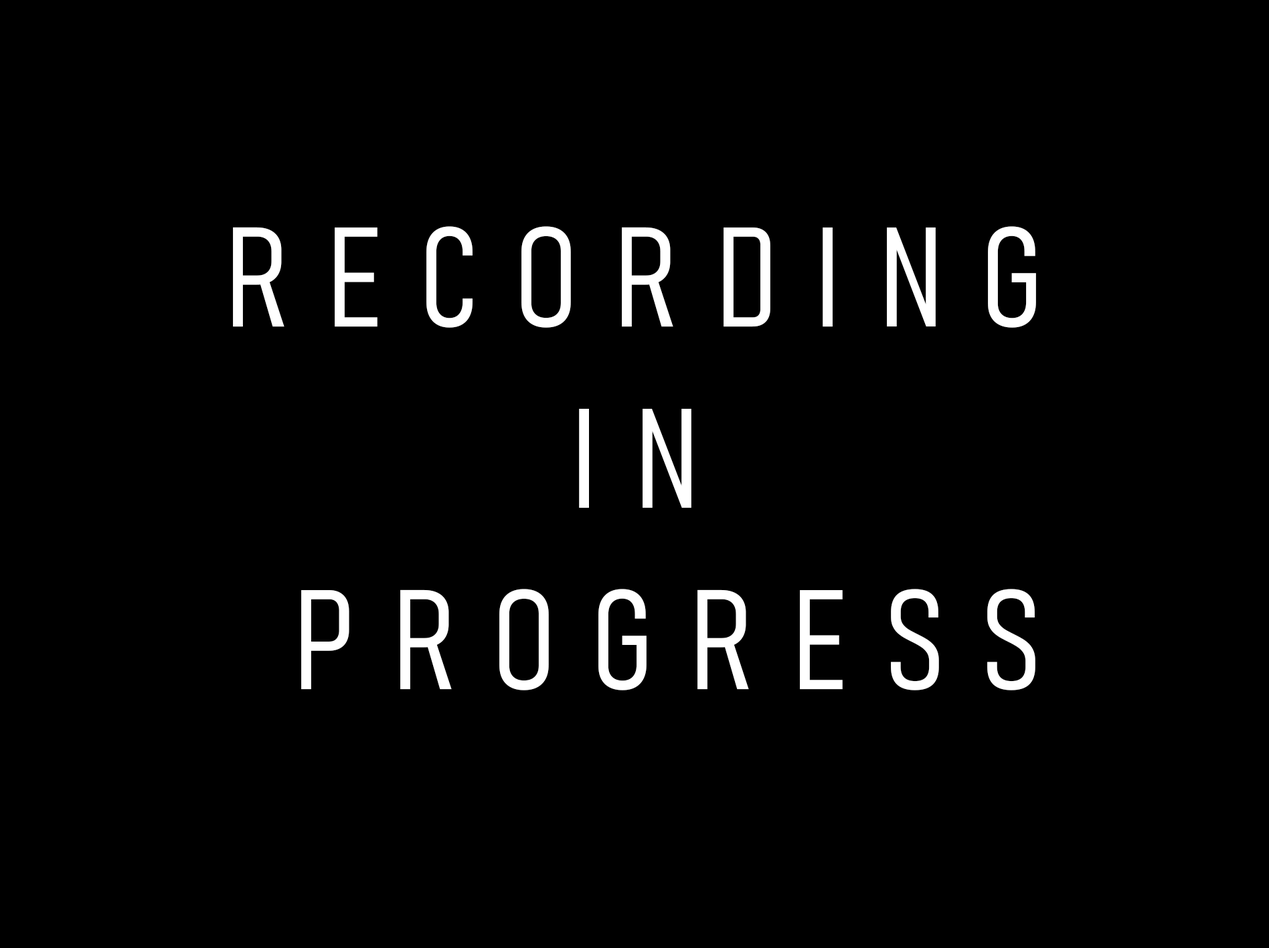
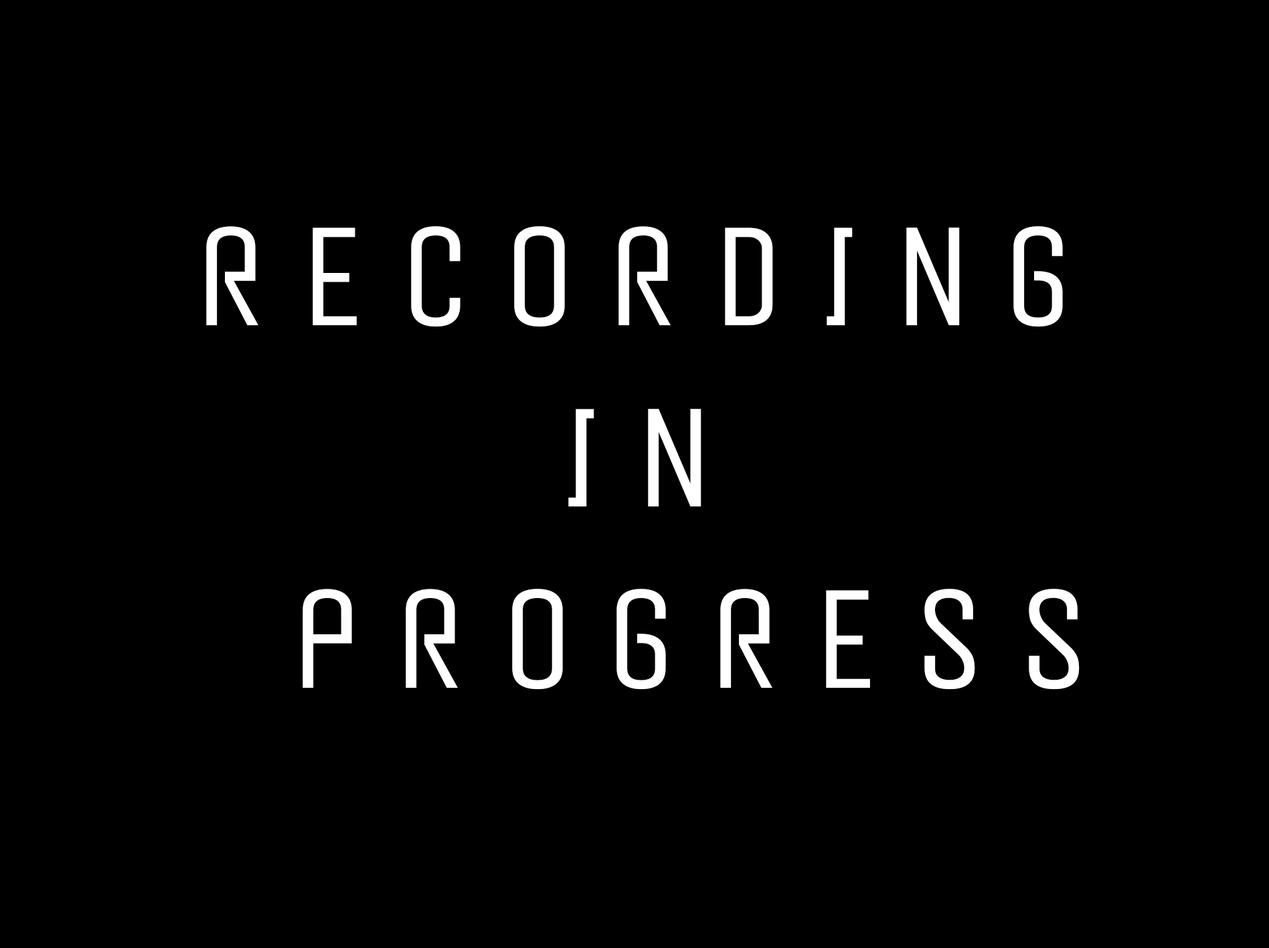
The second 1269×948 image is a revision of the first. Changes to its layers:
painted on "RECORDING IN PROGRESS" over [206, 226, 1080, 691]
